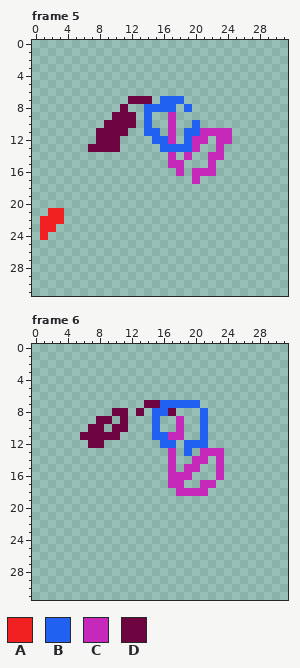
Edited in one commit: pixel-art file (Godot/Petrichor/Player/River/Animations/Run/River Run.aseprite). The picture above is the old version.
32x32 pixels, 6 frames. Shown: frame 5, frame 6. The commit also changed other frames, which this record leaves out.
Visible layers, top first: "Head Outline", "Body Outline", "Arms Outline", "Legs Outline".
Palette (. is transparent): A #f12121  B #2161f1  C #c628ba  D #6f0540
Pixels before, frame 5, first column x 1:
 7 ...........DDD.BBB......
 8 ..........D..BBBB.B.....
 9 .........DDD.B..C.......
10 ........DDDD.B..C..B....
11 .......DDDD..BB.C.BBCCCC
12 .......DDD....BBC.BCC.CC
13 ......DDDD.....BBBBC..C.
14 ................C.C..CC.
15 ................CC...C..
16 .................C.CCC..
17 ...................C....
18 ........................
19 ........................
20 ........................
21 .AA.....................
22 AAA.....................
23 AA......................
24 A.......................
Pixels before, frame 6, first column x 6:
 7 ........DDBBBBB...
 8 ....DD.D.BBD...B..
 9 ..DD.D...B..C..B..
10 .DD.DD...B..C..B..
11 DDDDD....BBCC..B..
12 .DD.......BB.BBB..
13 ...........C.B.CCC
14 ...........C..CC.C
15 ...........C.CC..C
16 ...........CCC...C
17 ...........CC..CC.
18 ............CCCC..
After:
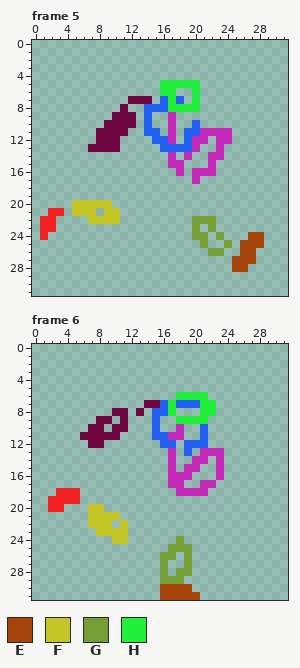
Colours new in this view: E #a5440a  F #c4c628  G #769e36  H #21f13b
Edits made:
Changed rows in their new state; - is an unchanged pixel.
Frame 5, layers "Head Outline", "Legs Outline":
first column x 16:
 5 HHHHH
 6 HH--H
 7 -H--H
 8 -HHHH
first column x 3:
20 --FFFFF-------------------
21 --FFF-FF------------------
22 .---FFFF---------GGG------
23 -----------------G-G------
24 -----------------GG-G---EE
25 ------------------G--G-EEE
26 -------------------GG--EE-
27 ----------------------EEE-
28 ----------------------EE--
Frame 6, layers "Head Outline", "Legs Outline":
first column x 17:
 6 -HHHH-
 7 H---HH
 8 H---HH
 9 -HHHH-
first column x 2:
18 -AAA---------------
19 AAAA---------------
20 AA---FF------------
21 -----FFFF----------
22 -----FFF-F---------
23 ------FFFF---------
24 --------FF------G--
25 ---------------GGG-
26 --------------GG-G-
27 --------------G--G-
28 --------------G-GG-
29 --------------GGG--
30 --------------EEEE-
31 --------------EEEEE
Pixel boxes of the changes (left, top, right, bottom) in both pictures:
changed: (160, 80, 200, 112)
changed: (56, 200, 120, 224)
added: (192, 216, 264, 272)
changed: (168, 392, 216, 424)
added: (48, 488, 128, 544)
added: (160, 536, 200, 600)
